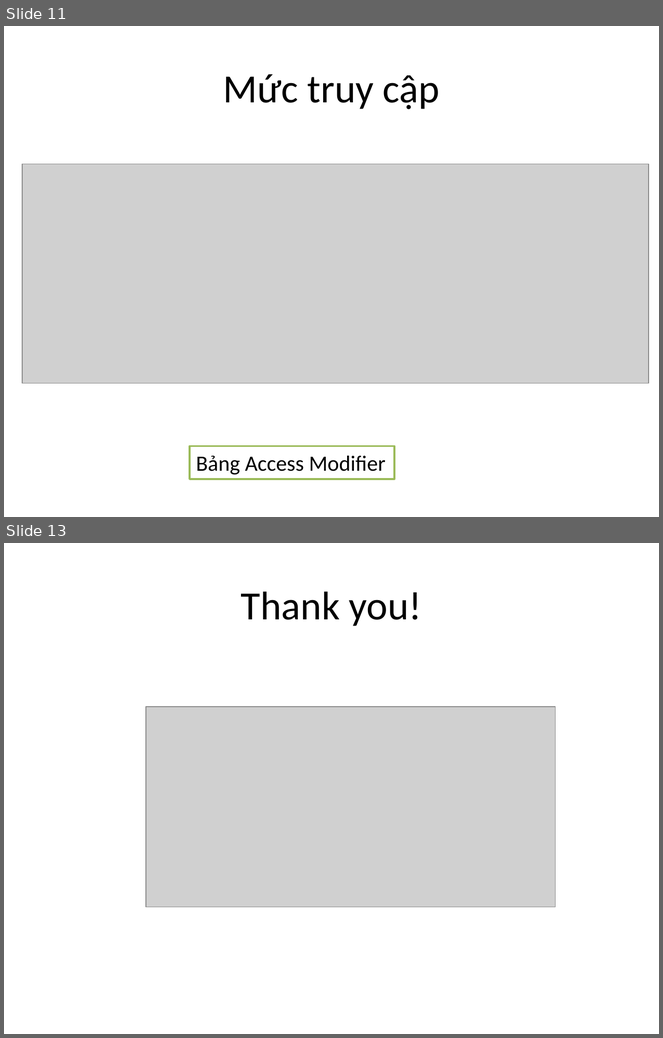
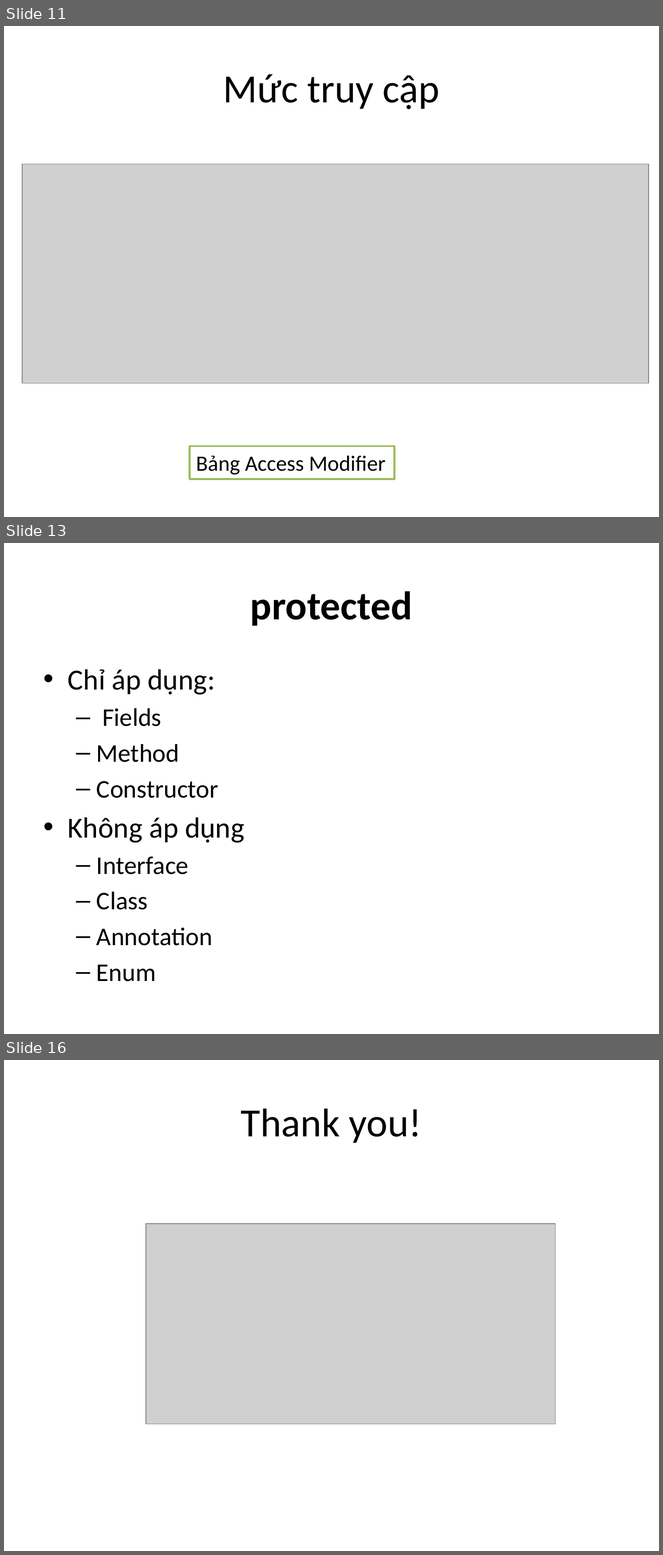
Before and after one commit to phithanh97cs/T3H, a slide deck: 3. Back-end/1. JavaCore/3-2. Access Modifier trong java.pptx. Shown one above the other, each under a label of ours: slides 11 and 13 before the commit, slides 11, 13 and 16 after it; the slides between them are not shown. The pictures are 663x1038 and 663x1555 pixels, drawn with LibreOffice and Linux fonts; fonts in the diff are those of the drawing; grey boxes stand for pictures. Boxes give left, top, right and bottom in pixels: in the first picture for what was removed or moved away, otherwise in the second. Text is boxed around its words. In the diff, an @@ line names an element or a change of style, - is before the commit and + after.

```diff
--- a/3. Back-end/1. JavaCore/3-2. Access Modifier trong java.pptx
+++ b/3. Back-end/1. JavaCore/3-2. Access Modifier trong java.pptx
@@ slide 13 added at <box>4,543,659,1034</box>, background #FFFFFF @@
@@ title added at <box>250,591,412,626</box>, 44 pt, text #000000, bold @@
+protected
@@ text added at <box>68,669,245,982</box>, 28 pt, text #000000 @@
+• Chỉ áp dụng:
+  – Fields
+  – Method
+  – Constructor
+• Không áp dụng
+  – Interface
+  – Class
+  – Annotation
+  – Enum
@@ what was slide 13 is now slide 16 @@
```
Also in this commit, not shown: 2 slides changed, 2 other slides added.
